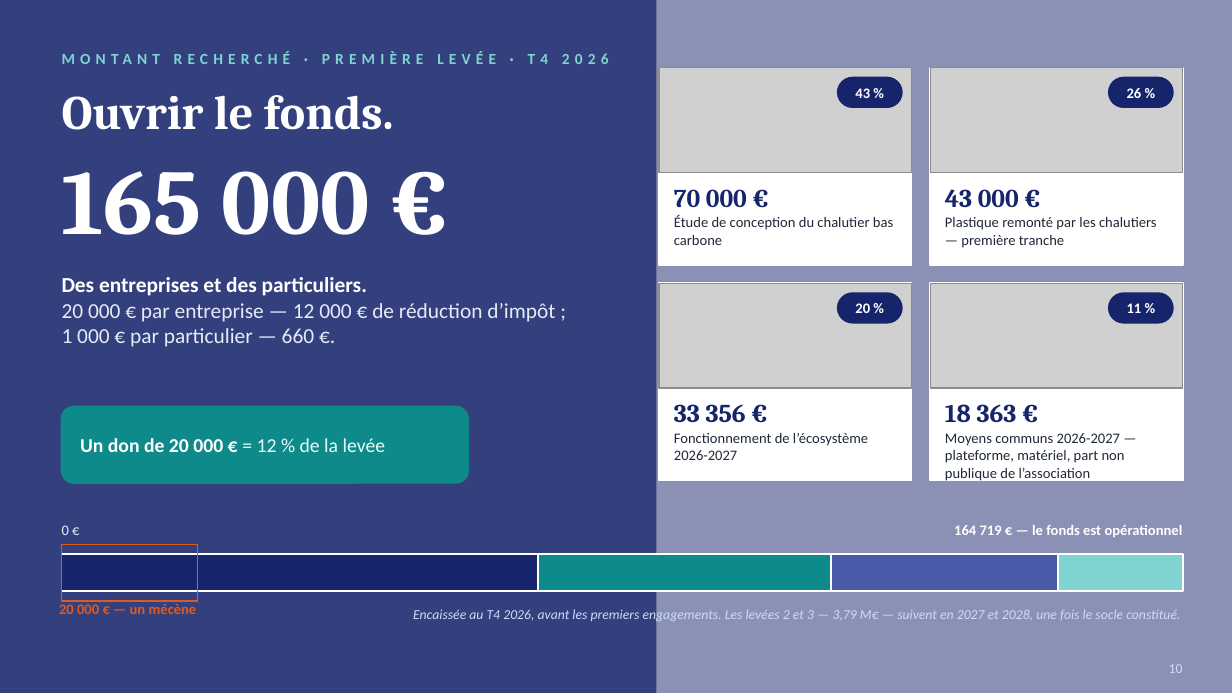
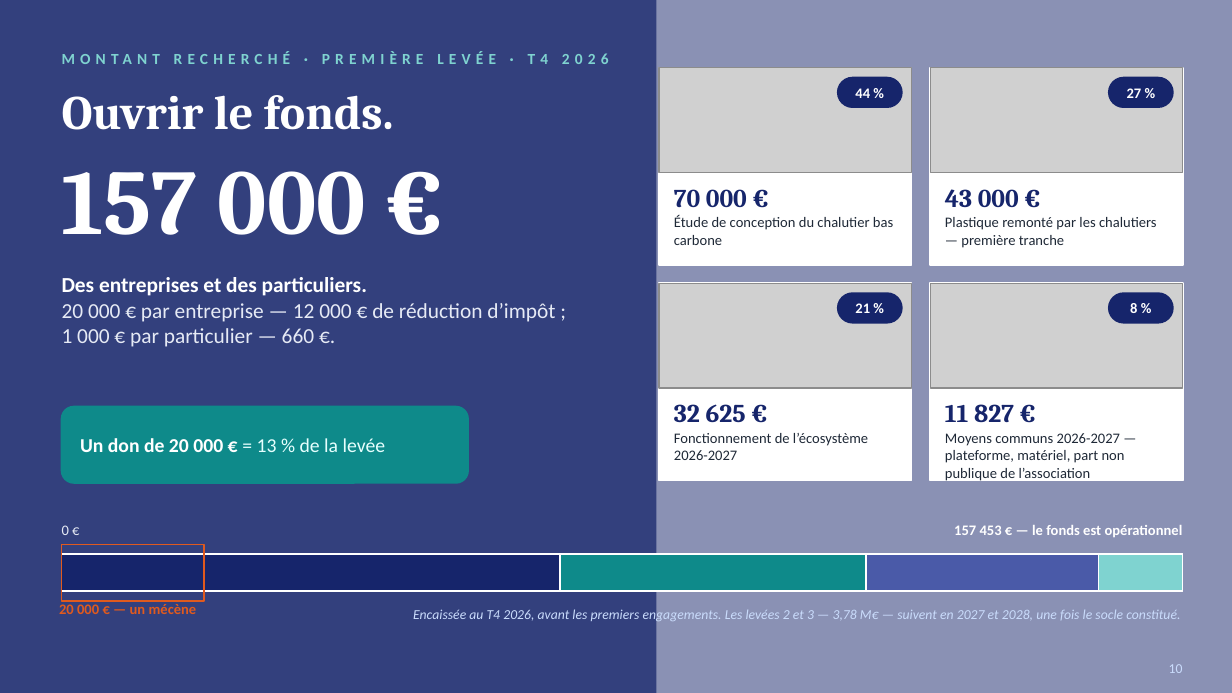
Before and after one commit to clementchardon2000-creator/maredurabilis-fondation, a slide deck: slide 10 of Claude outputs/Mare_Durabilis_Presentation_VF-1.pptx. Drawn at 1232x693 pixels with LibreOffice and Linux fonts; fonts in the diff are those of the drawing; grey boxes stand for pictures; background and template pictures are left out. Boxes give left, top, right and bottom in pixels: in the first picture for what was removed or moved away, otherwise in the second. Text is boxed around its words. In the diff, an @@ line names an element or a change of style, - is before the commit and + after.

```diff
--- a/Claude outputs/Mare_Durabilis_Presentation_VF-1.pptx
+++ b/Claude outputs/Mare_Durabilis_Presentation_VF-1.pptx
@@ text at (855, 88, 870, 98): text changed @@
-43 %
+44 %
@@ text at (1127, 88, 1142, 98): text changed @@
-26 %
+27 %
@@ text at (62, 171, 366, 235): text changed @@
-165 000 €
+157 000 €
@@ text at (855, 303, 870, 313): text changed @@
-20 %
+21 %
@@ text at (1130, 303, 1137, 313): text changed @@
-11 %
+8 %
@@ text at (674, 404, 746, 423): text changed @@
-33 356 €
+32 625 €
@@ text at (945, 404, 1014, 422): text changed @@
-18 363 €
+11 827 €
@@ text at (80, 438, 338, 452): text changed @@
-Un don de 20 000 € = 12 % de la levée
+Un don de 20 000 € = 13 % de la levée
@@ text at (954, 525, 1183, 537): text changed @@
-164 719 € — le fonds est opérationnel
+157 453 € — le fonds est opérationnel
@@ rectangle: place and size @@
-rectangle at (62, 545, 197, 601)
+rectangle at (62, 545, 205, 601)
@@ rectangle: place and size @@
-rectangle at (62, 554, 538, 591)
+rectangle at (62, 554, 561, 591)
@@ rectangle: place and size @@
-rectangle at (538, 554, 832, 591)
+rectangle at (561, 554, 867, 591)
@@ rectangle: place and size @@
-rectangle at (830, 554, 1057, 591)
+rectangle at (866, 554, 1099, 591)
@@ rectangle: place and size @@
-rectangle at (1058, 554, 1183, 591)
+rectangle at (1099, 554, 1183, 591)
@@ text at (413, 608, 1180, 624): text changed @@
-Encaissée au T4 2026, avant les premiers engagements. Les levées 2 et 3 — 3,79 M€ — suivent en 2027 et 2028, une fois le socle constitué.
+Encaissée au T4 2026, avant les premiers engagements. Les levées 2 et 3 — 3,78 M€ — suivent en 2027 et 2028, une fois le socle constitué.
```
Also in this commit, not shown: 2 other slides changed, 4 other files.
